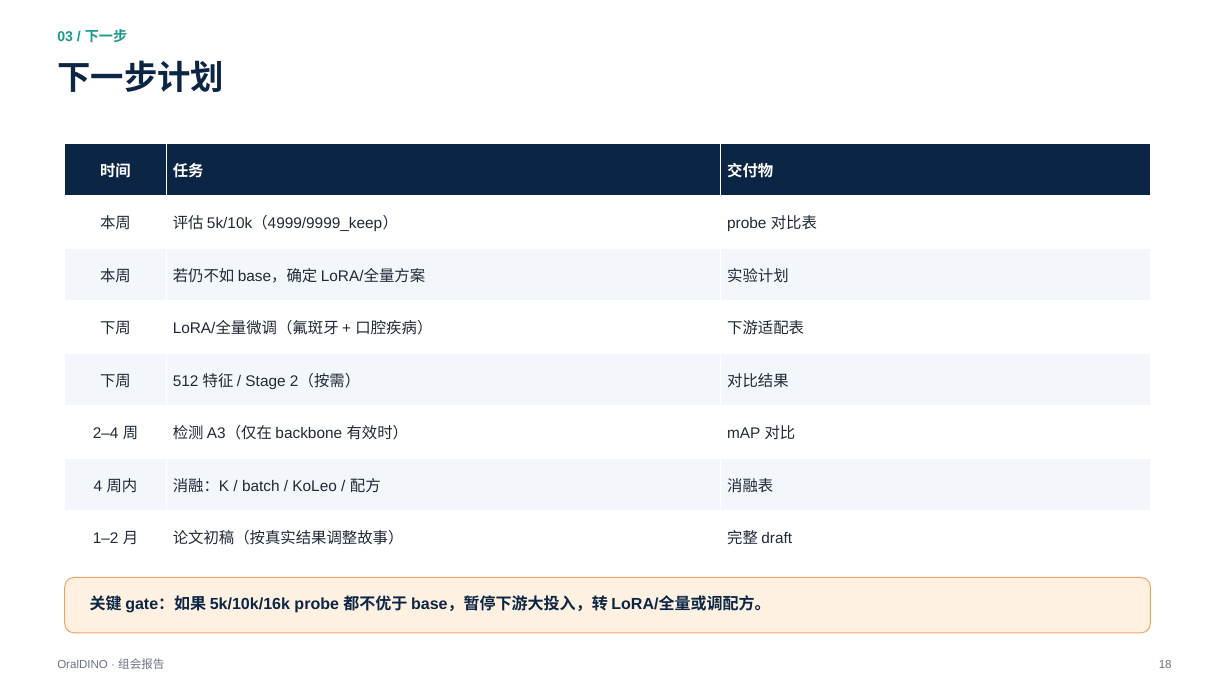
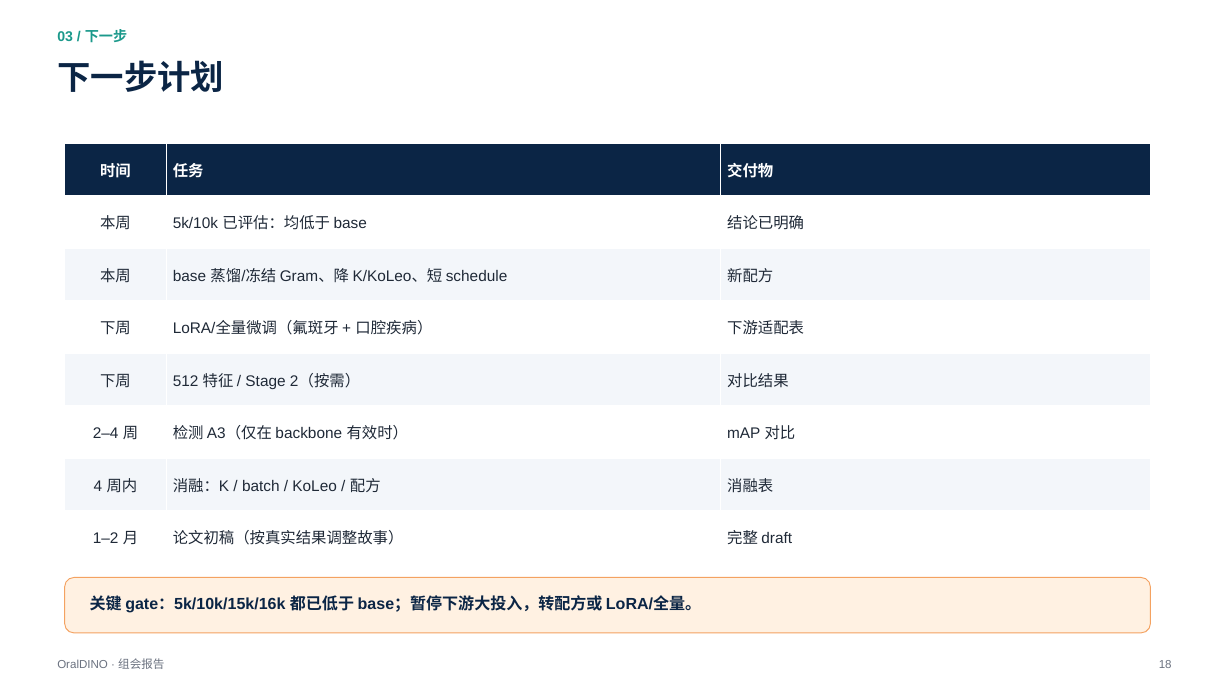
Before and after one commit to XiaoHG/MRG-05-Tooth-Seg, a slide deck: slide 18 of group-meeting/20261111/OralDINO_group_meeting_20261111.pptx. Drawn at 1232x693 pixels with LibreOffice and Linux fonts; fonts in the diff are those of the drawing. Boxes give left, top, right and bottom in pixels: in the first picture for what was removed or moved away, otherwise in the second. Text is boxed around its words. In the diff, an @@ line names an element or a change of style, - is before the commit and + after.

```diff
--- a/group-meeting/20261111/OralDINO_group_meeting_20261111.pptx
+++ b/group-meeting/20261111/OralDINO_group_meeting_20261111.pptx
@@ table at [65,143,1151,564] @@
-row 2, column 2: 评估 5k/10k（4999/9999_keep）
+row 2, column 2: 5k/10k 已评估：均低于 base
-row 2, column 3: probe 对比表
+row 2, column 3: 结论已明确
-row 3, column 2: 若仍不如 base，确定 LoRA/全量方案
+row 3, column 2: base 蒸馏/冻结 Gram、降 K/KoLeo、短 schedule
-row 3, column 3: 实验计划
+row 3, column 3: 新配方
@@ text at [90,595,701,613]: text changed @@
-关键 gate：如果 5k/10k/16k probe 都不优于 base，暂停下游大投入，转 LoRA/全量或调配方。
+关键 gate：5k/10k/15k/16k 都已低于 base；暂停下游大投入，转配方或 LoRA/全量。
```
Also in this commit, not shown: 5 other slides changed, 4 other files.
